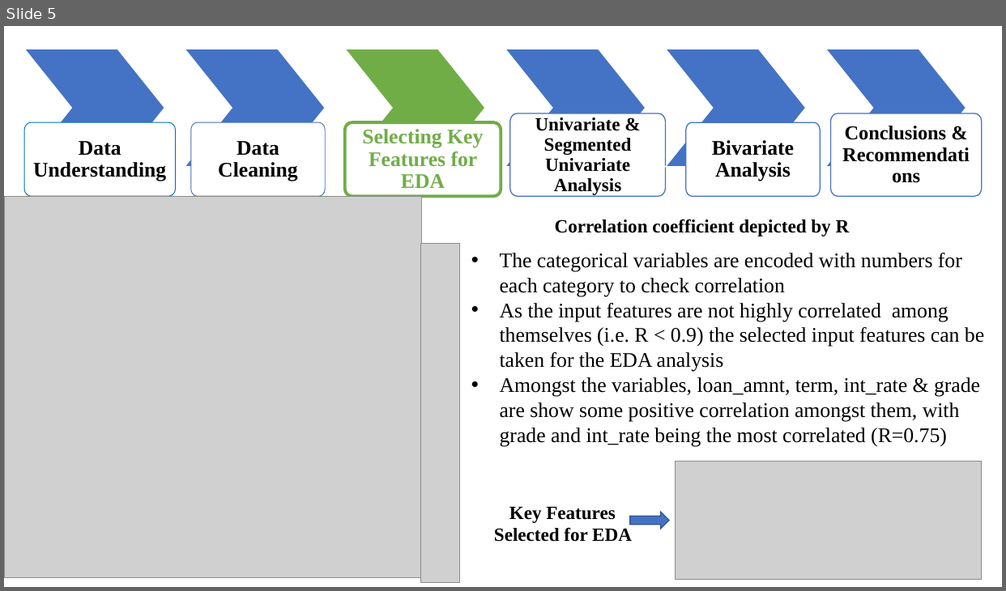
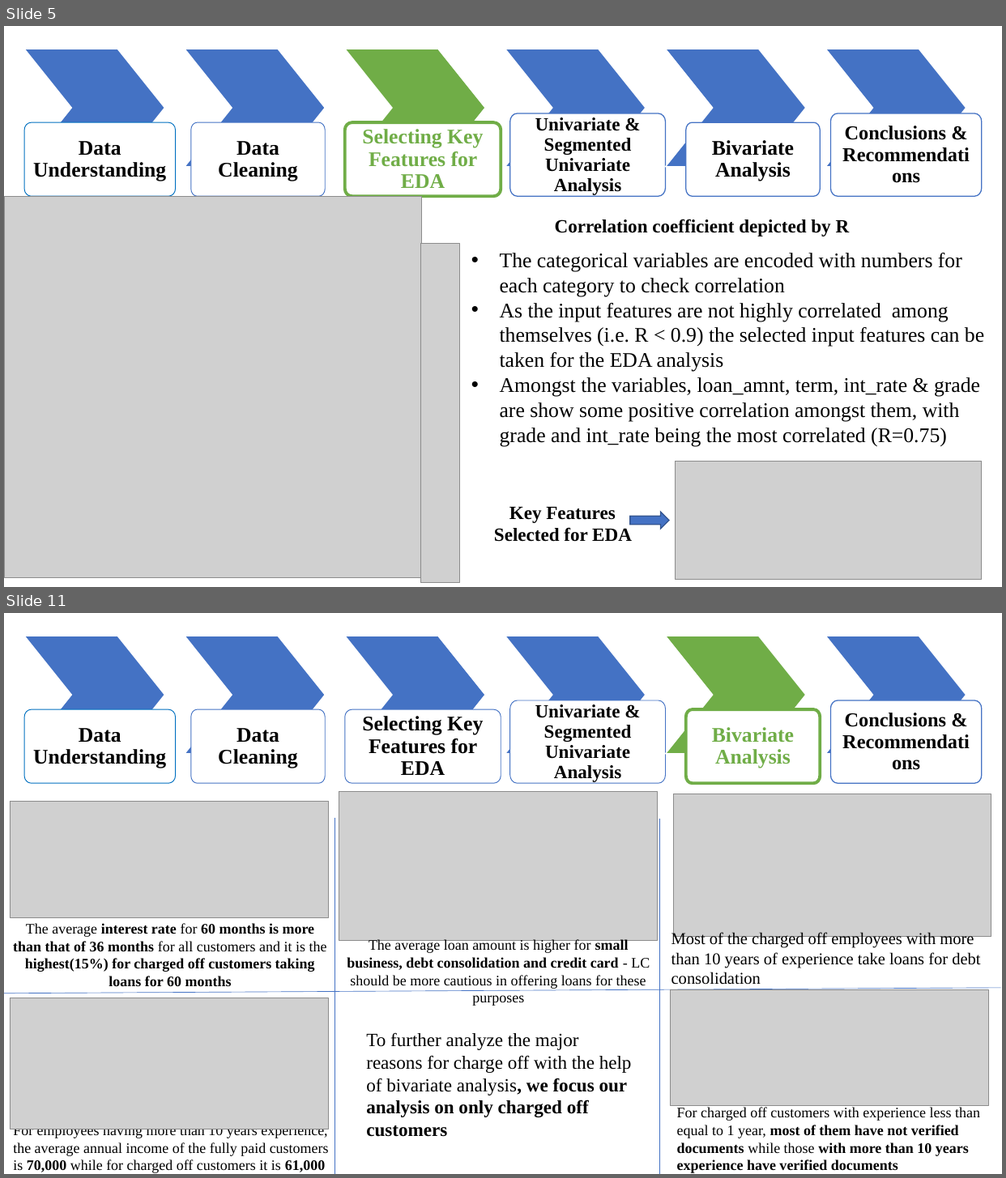
Before and after one commit to karthickchetti/LendingClubCaseStudy, a slide deck: LC_EDA.pptx. Shown one above the other, each under a label of ours: slide 5 before the commit, slides 5 and 11 after it; the slides between them are not shown. The pictures are 1006x591 and 1006x1178 pixels, drawn with LibreOffice and Linux fonts; fonts in the diff are those of the drawing; grey boxes stand for pictures. Boxes give left, top, right and bottom in pixels: in the first picture for what was removed or moved away, otherwise in the second. Text is boxed around its words. In the diff, an @@ line names an element or a change of style, - is before the commit and + after.

Commit message:
Added most of the changes required

```diff
--- a/LC_EDA.pptx
+++ b/LC_EDA.pptx
@@ slide 11 added at [4, 613, 1002, 1174], background #FFFFFF @@
@@ group added at [24, 636, 982, 784]: 6 chevrons, 6 freeform shapes @@
+Data Understanding
+Data Cleaning
+Selecting Key Features for EDA
+Univariate & Segmented Univariate Analysis
+Bivariate Analysis
+Conclusions & Recommendations
@@ picture added at [10, 801, 329, 918] @@
@@ picture added at [339, 792, 658, 941] @@
@@ picture added at [673, 794, 991, 936] @@
@@ line added from (335, 818) to (335, 1174), #4472C4 0.5 pt @@
@@ line added from (660, 819) to (660, 1174), #4472C4 0.5 pt @@
@@ text added at [13, 923, 327, 986], 14 pt, text #000000, bold @@
+The average interest rate for 60 months is more than that of 36 months for all customers and it is the highest(15%) for charged off customers taking loans for 60 months
@@ text added at [347, 939, 650, 989], 14 pt, text #000000 @@
+The average loan amount is higher for small business, debt consolidation and credit card - LC should be more cautious in offering loans for these purposes
@@ text added at [671, 931, 980, 985], 16 pt, text #000000 @@
+Most of the charged off employees with more than 10 years of experience take loans for debt consolidation
@@ line added from (4, 994) to (1001, 988), #4472C4 0.5 pt @@
@@ picture added at [10, 999, 328, 1130] @@
@@ picture added at [671, 990, 988, 1106] @@
@@ text added at [366, 1033, 632, 1137], 18 pt, text #000000 @@
+To further analyze the major reasons for charge off with the help of bivariate analysis, we focus our analysis on only charged off customers
@@ text added at [677, 1107, 980, 1174], 14 pt, text #000000, bold @@
+For charged off customers with experience less than equal to 1 year, most of them have not verified documents while those with more than 10 years experience have verified documents
@@ text added at [13, 1129, 329, 1174], 14 pt, text #000000 @@
+For employees having more than 10 years experience, the average annual income of the fully paid customers is 70,000 while for charged off customers it is 61,000
```
Also in this commit, not shown: 5 slides changed, 5 other slides added, 1 other file.
